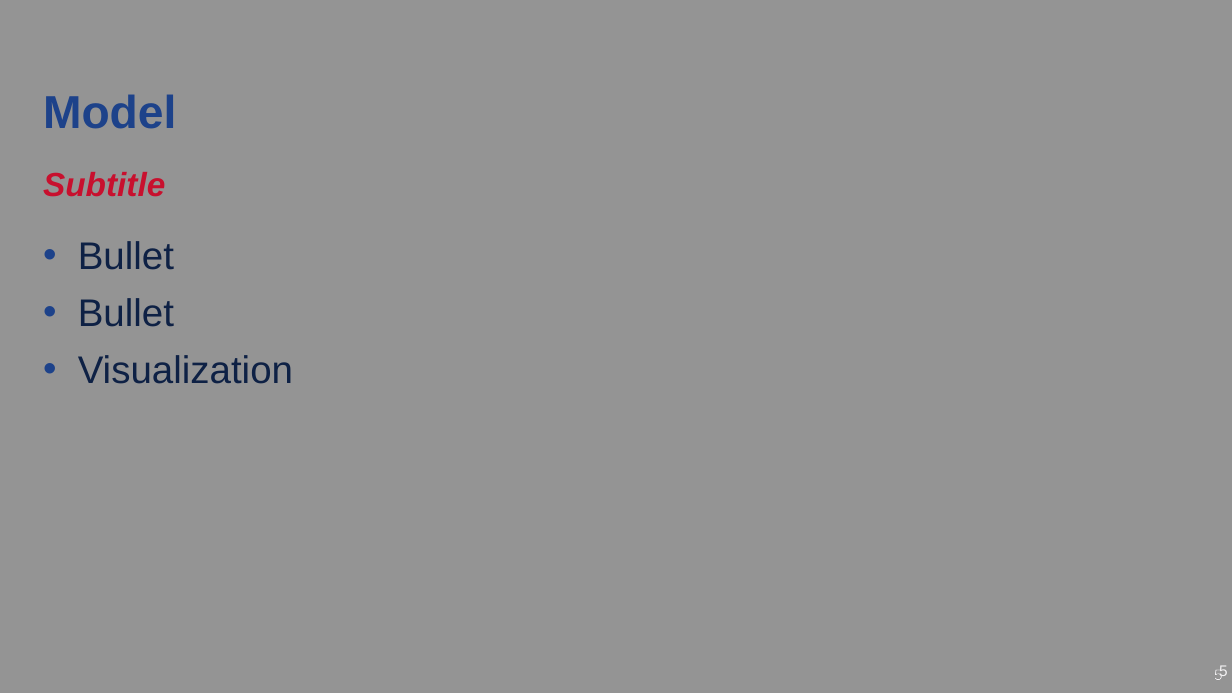
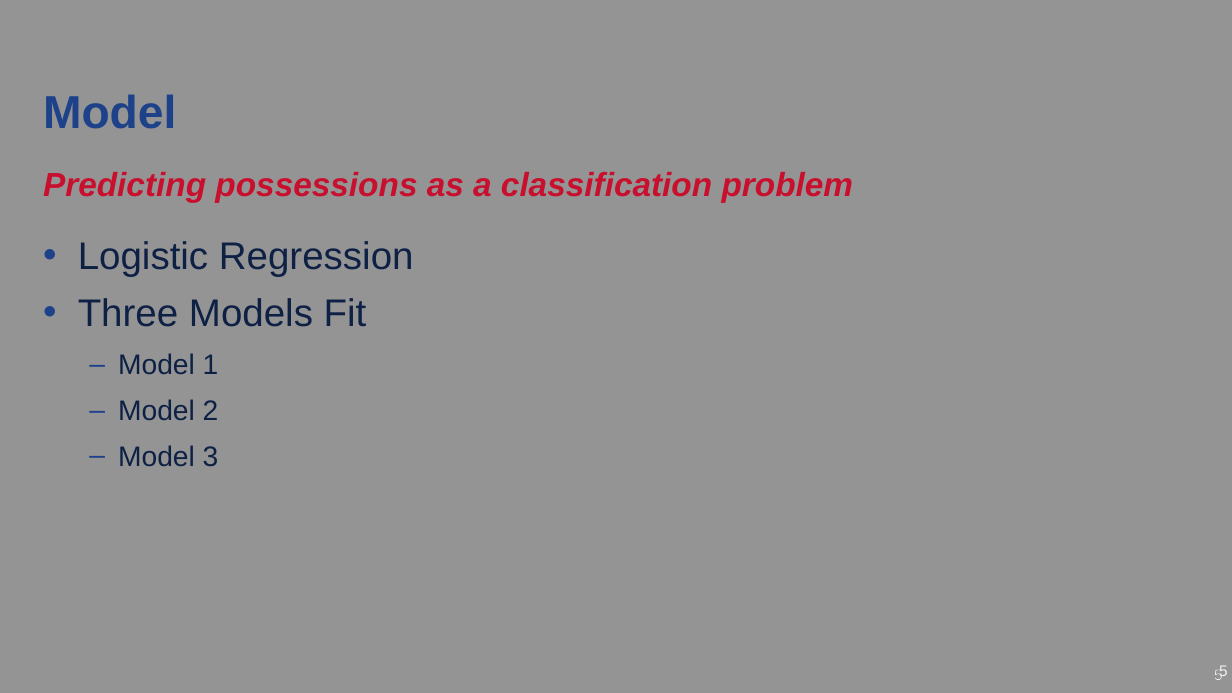
Before and after one commit to mar87/Nothing_But_Elastic_Nets, a slide deck: slide 5 of Final_Slides_Template.pptx. Drawn at 1232x693 pixels with LibreOffice and Linux fonts; fonts in the diff are those of the drawing; background and template pictures are left out. Boxes give left, top, right and bottom in pixels: in the first picture for what was removed or moved away, otherwise in the second. Text is boxed around its words. In the diff, an @@ line names an element or a change of style, - is before the commit and + after.

```diff
--- a/Final_Slides_Template.pptx
+++ b/Final_Slides_Template.pptx
@@ text at (43,172,854,202): text changed @@
-Subtitle
+Predicting possessions as a classification problem
@@ text at (78,241,414,466): text changed @@
-• Bullet
-• Bullet
-• Visualization
+• Logistic Regression
+• Three Models Fit
+  – Model 1
+  – Model 2
+  – Model 3
```
Also in this commit, not shown: 2 other slides changed.
